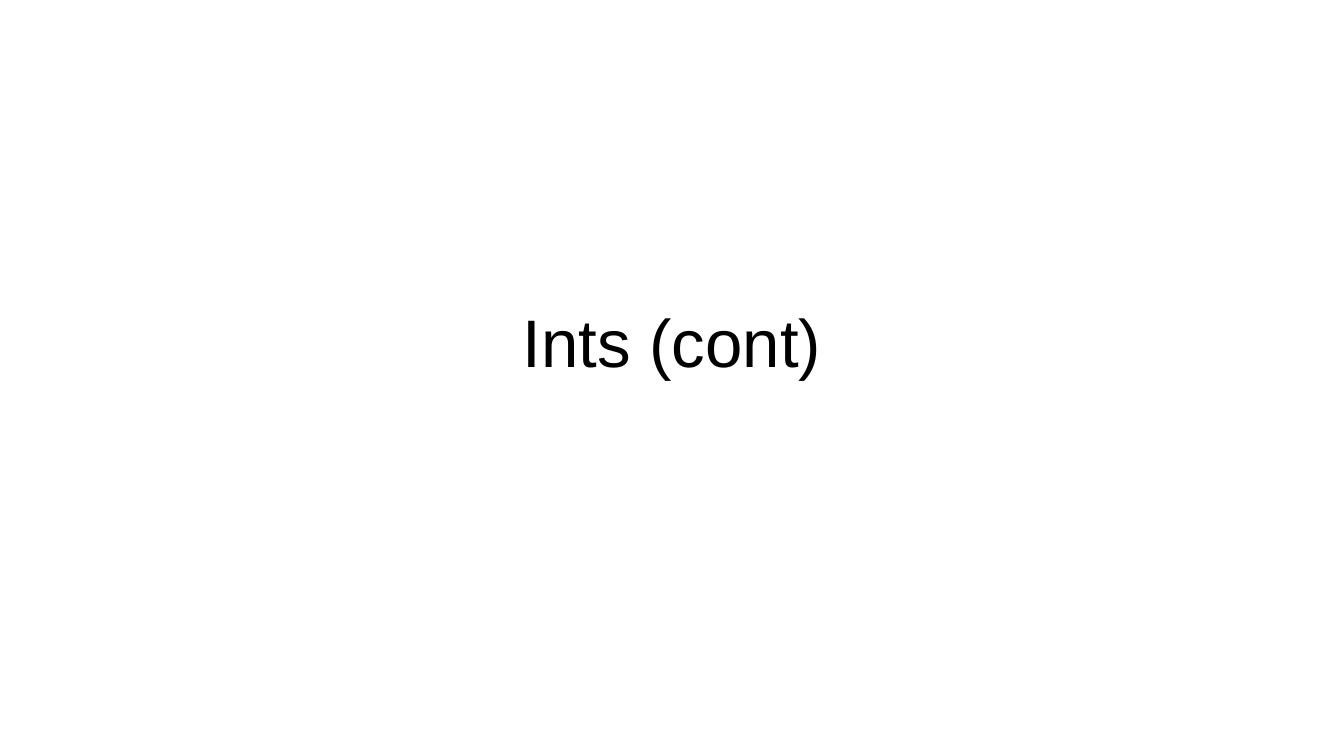
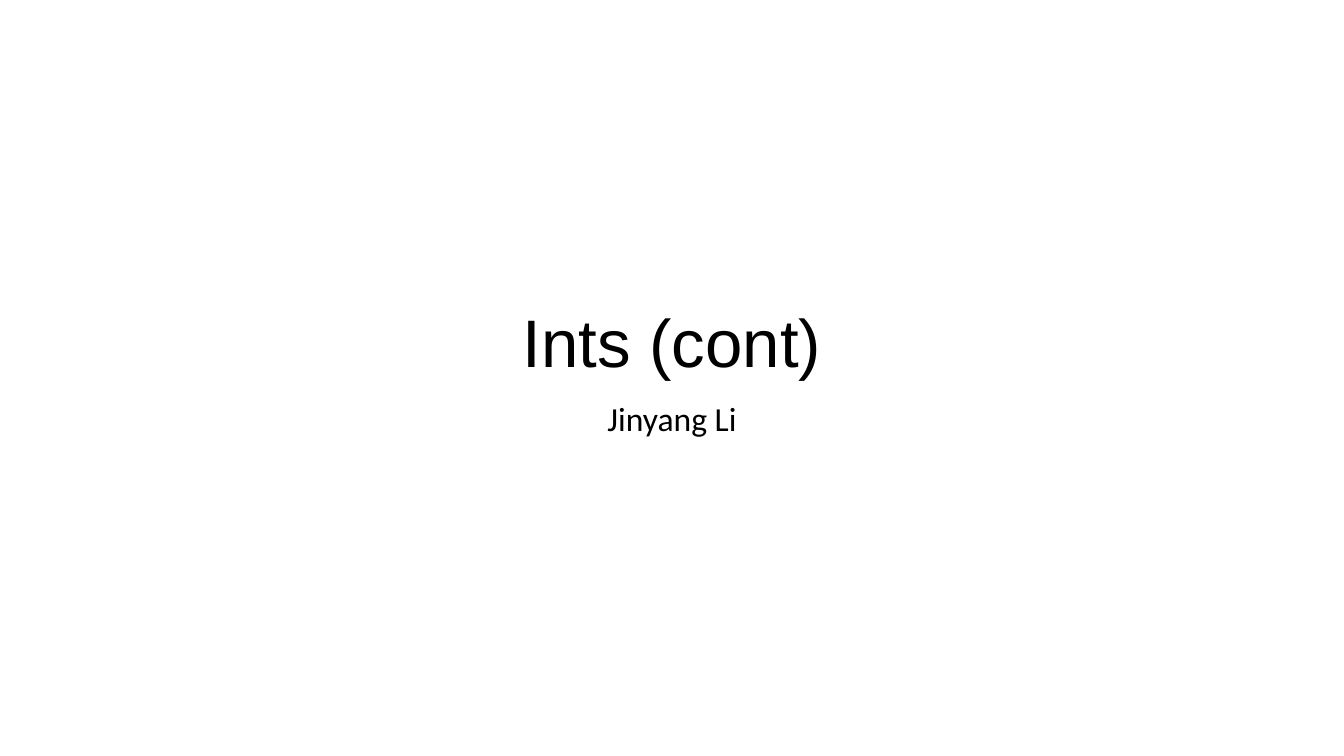
Before and after one commit to NYU-CSO/nyu-cso.github.io, a slide deck: slide 1 of notes/02-bits_bytes_int_cont.pptx. Drawn at 1344x756 pixels with LibreOffice and Linux fonts; fonts in the diff are those of the drawing. Boxes give left, top, right and bottom in pixels: in the first picture for what was removed or moved away, otherwise in the second. Text is boxed around its words. In the diff, an @@ line names an element or a change of style, - is before the commit and + after.

```diff
--- a/notes/02-bits_bytes_int_cont.pptx
+++ b/notes/02-bits_bytes_int_cont.pptx
@@ subtitle added at (x1=607, y1=408, x2=737, y2=437), 24 pt, text #000000 @@
+Jinyang Li
```
Also in this commit, not shown: 4 other slides changed, 1 slide added, 1 other file.
